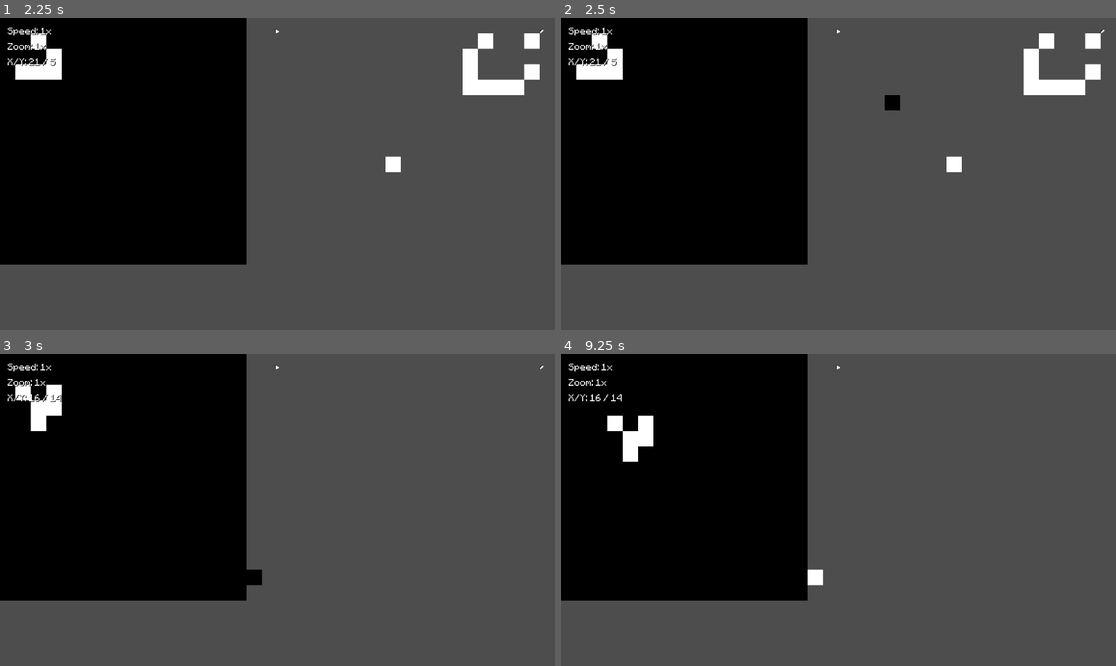
Above: before the commit, frames 1-4 (two rows, left to right).
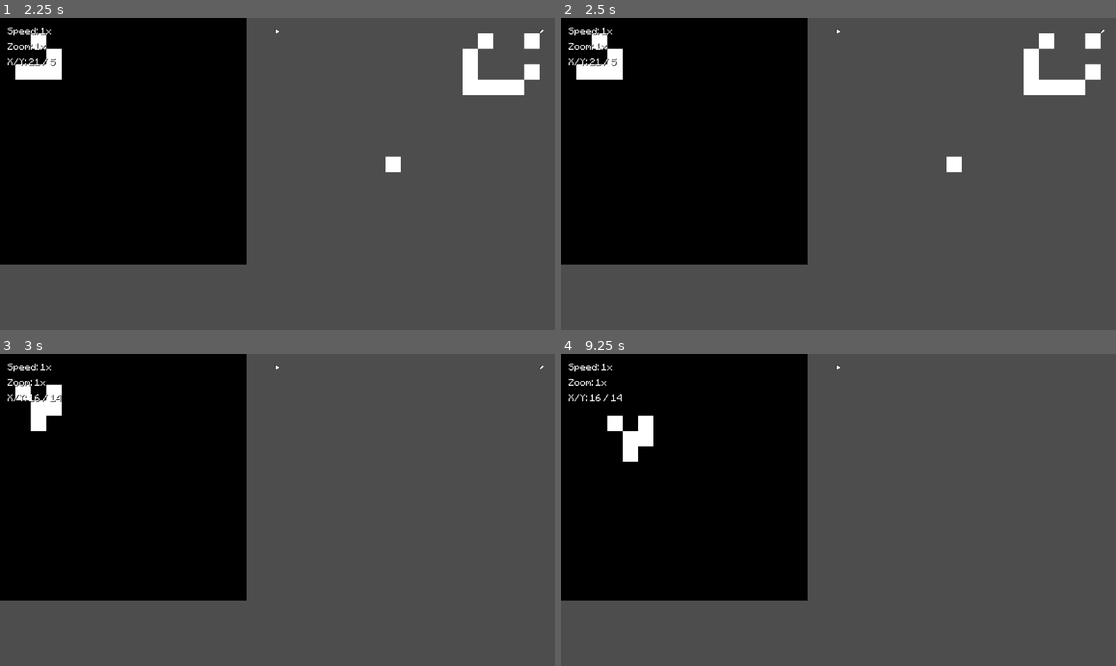
Above: after the commit, the same moments.

Repository: javier-adrian/GOL-GDS
Game: Godot game, scene res://main.tscn
Two runs of this game, one before a commit and one after it. Both use one fixed random seed, a clock stepped at 60 frames per second and the inputs below.
Inputs (mouse positions are in pixels of both pictures, inside the frame that each line leads up to):
- Up to frame 1 (2.25 s): tap Enter (commit) at 0.5, 0.8, 1.35, 2 s; move the mouse to (399, 158) at 0.52 s; click (399, 158) at 0.6 s; tap Space (play) at 1.25, 1.55, 2.1 s; move the mouse to (166, 189) at 1.27 s; move the mouse to (333, 105) at 2.02 s
- Up to frame 2 (2.5 s): right-click (894, 105) at 2.3 s
- Up to frame 3 (3 s): move the mouse to (249, 572) at 2.77 s; right-click (249, 572) at 2.85 s
- Up to frame 4 (9.25 s): click (810, 572) at 3.05 s; tap Space (play) at 3.5, 4.55, 5, 7.35 s; move the mouse to (1005, 556) at 3.52 s; click (1005, 556) at 3.6 s; tap Enter (commit) at 3.8, 4.25, 4.35, 6.8 s; move the mouse to (672, 463) at 4.27 s; move the mouse to (866, 510) at 5.02 s; tap = (faster) at 5.1 s; right-click (866, 510) at 5.3 s; move the mouse to (755, 432) at 5.77 s; tap . (next) at 5.85 s; click (755, 432) at 6.05 s; move the mouse to (960, 494) at 6.52 s; tap Middle mouse button (pan) at 6.6 s; move the mouse to (727, 525) at 7.27 s; move the mouse to (894, 441) at 8.02 s; right-click (894, 441) at 8.1 s; move the mouse to (810, 572) at 8.77 s; tap - (slower) at 8.85 s; click (810, 572) at 9.05 s

Frame 1 is identical in both runs. In frame 2, 0.1% of the frame differs, in the area x 58-62%, y 24-30%; in frame 3, 0.1%; in frame 4, 0.1%, in the area x 44-48%, y 69-75%.

Commit message:
prevent edits while playing

Diff:
--- a/main.gd
+++ b/main.gd
@@ -38,12 +38,13 @@
 	if Input.is_action_just_released("next"):
 		world.update()
 
-	if Input.is_action_just_released("add"):
-		world.set_cell(1, target, 0, Vector2i(0, 0))
-	if Input.is_action_just_released("remove"):
-		world.set_cell(1, target, 0, Vector2i(1, 0))
-	if Input.is_action_just_released("commit"):
-		world.commit()
+	if not playing:
+		if Input.is_action_just_released("add"):
+			world.set_cell(1, target, 0, Vector2i(0, 0))
+		if Input.is_action_just_released("remove"):
+			world.set_cell(1, target, 0, Vector2i(1, 0))
+		if Input.is_action_just_released("commit"):
+			world.commit()
 
 
 func _on_timer_timeout():
